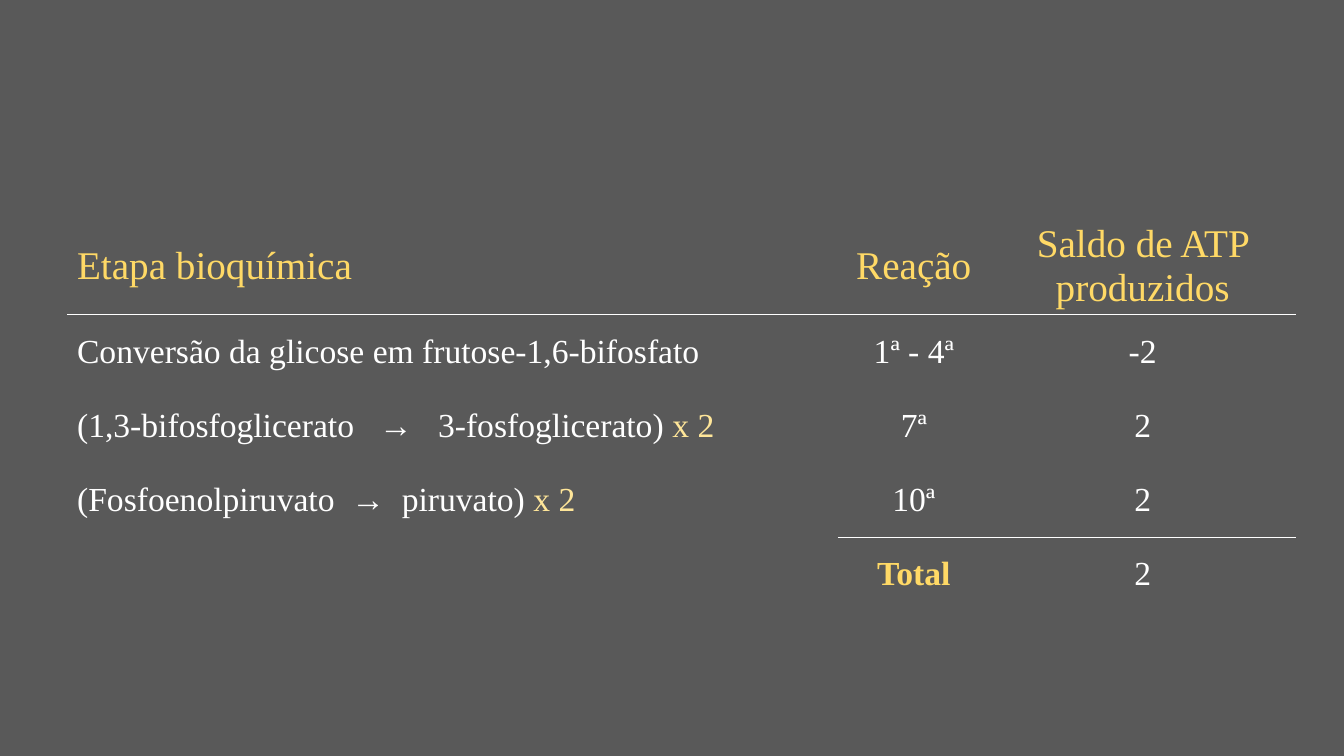
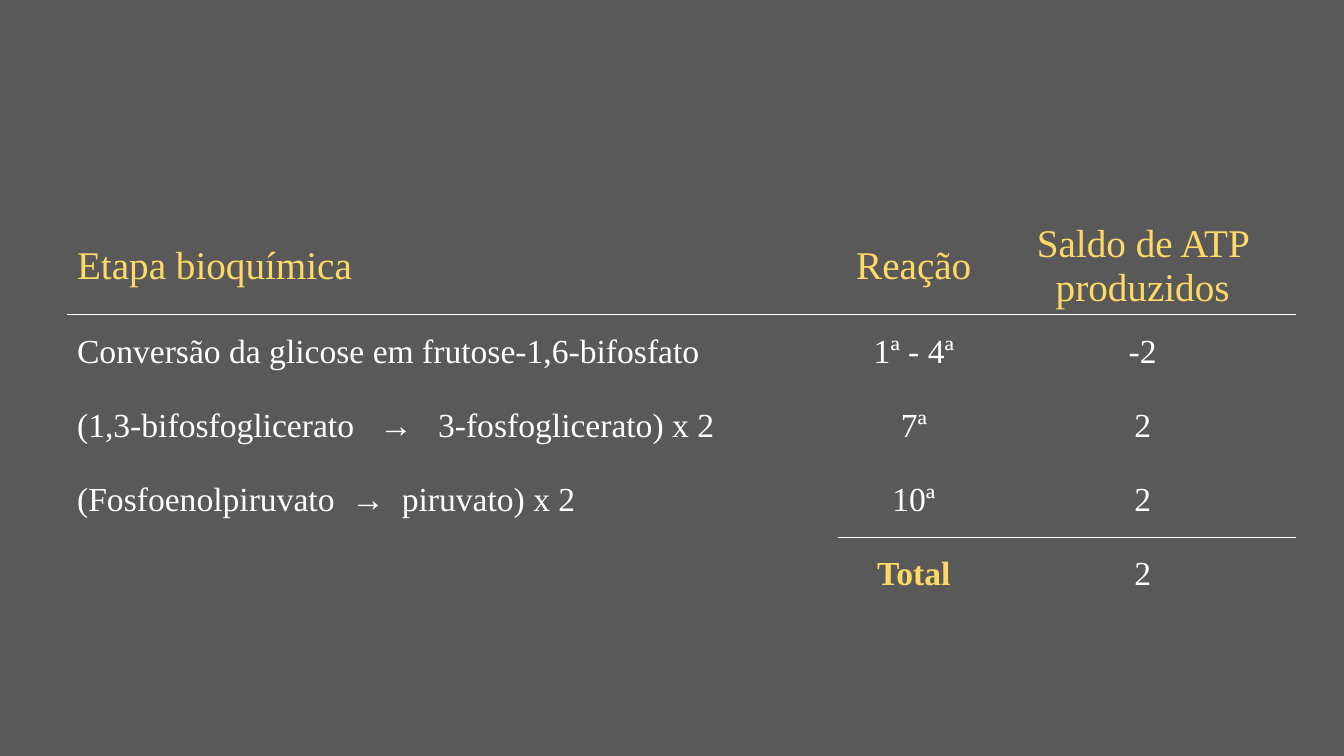
Before and after one commit to daniloasdotcom/Bioquimica-com-Danilo, a slide deck: slide 8 of static/aulas/vida_e_energia.pptx. Drawn at 1344x756 pixels with LibreOffice and Linux fonts; fonts in the diff are those of the drawing. Boxes give left, top, right and bottom in pixels: in the first picture for what was removed or moved away, otherwise in the second. Text is boxed around its words. In the diff, an @@ line names an element or a change of style, - is before the commit and + after.

```diff
--- a/static/aulas/vida_e_energia.pptx
+++ b/static/aulas/vida_e_energia.pptx
@@ table at [67,218,1297,619] @@
@@ text colour #FFE699 to #FFFFFF in "x 2", "x 2" @@
```
Also in this commit, not shown: 1 other slide changed, 1 other file.
